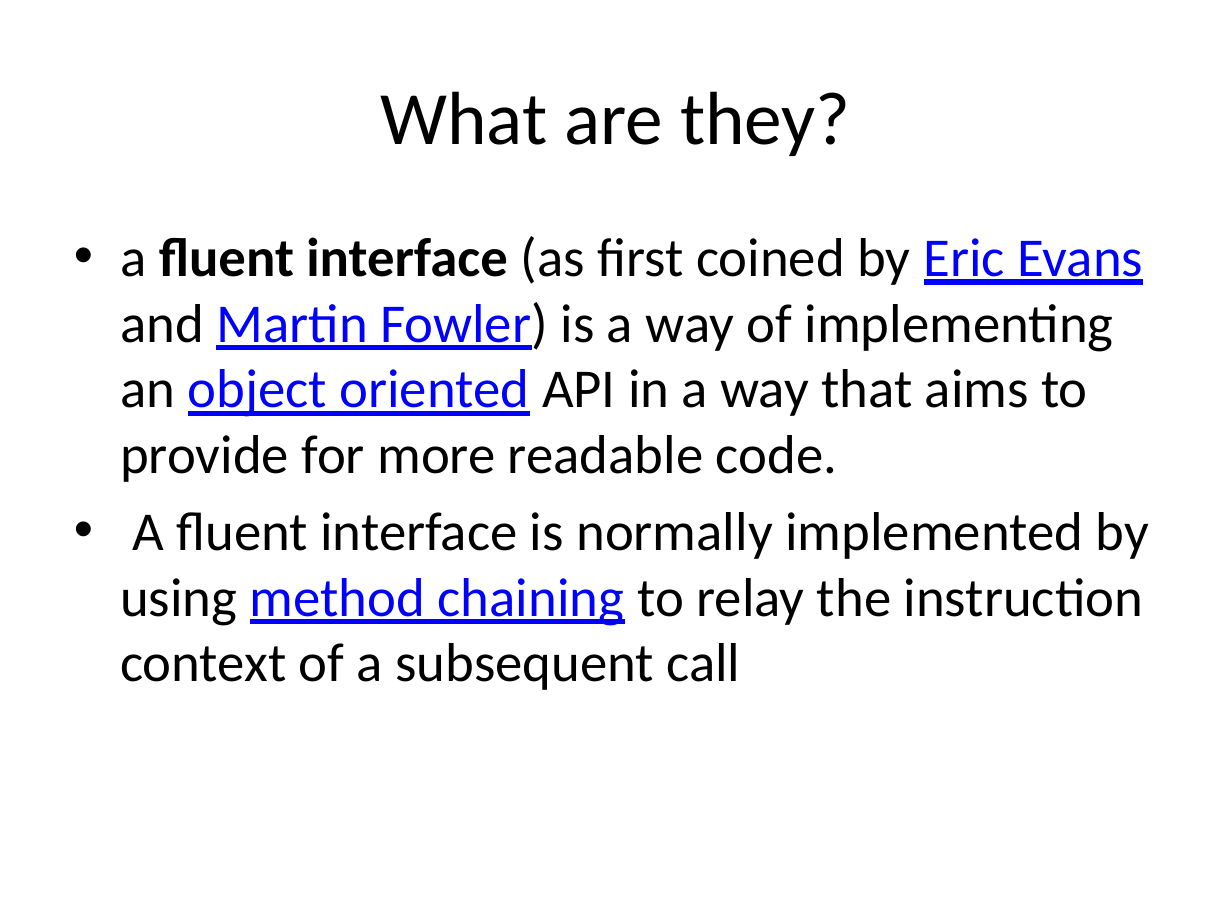
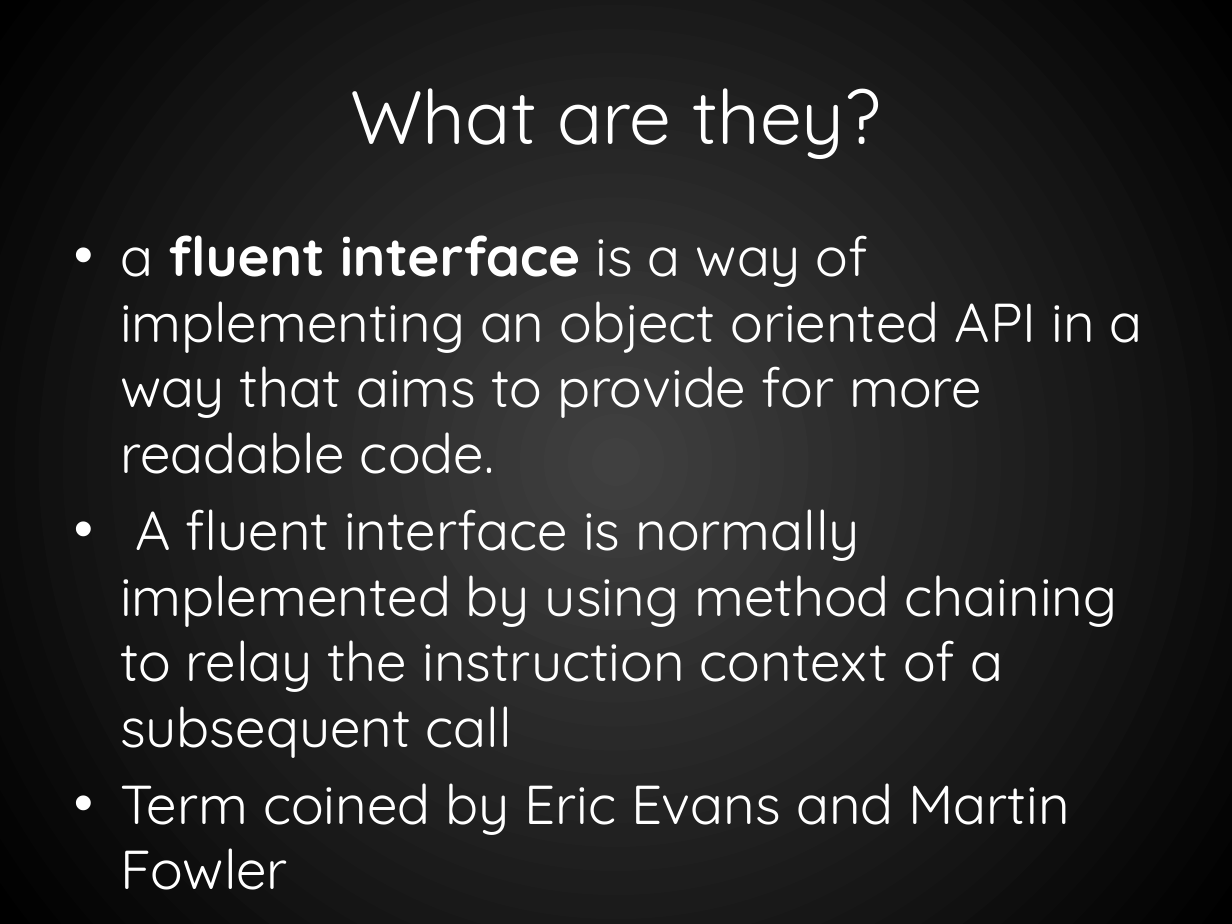
Before and after one commit to RookieOne/Evolve-Your-Code, a slide deck: slide 23 of EvolveYourCode.pptx. Drawn at 1232x924 pixels with LibreOffice and Linux fonts; fonts in the diff are those of the drawing. Boxes give left, top, right and bottom in pixels: in the first picture for what was removed or moved away, otherwise in the second. Text is boxed around its words. In the diff, an @@ line names an element or a change of style, - is before the commit and + after.

```diff
--- a/EvolveYourCode.pptx
+++ b/EvolveYourCode.pptx
@@ background #FFFFFF to gradient #404040 to #000000 @@
@@ title "What are they?" at [350, 88, 881, 159]: font Calibri to Quicksand, text colour #000000 to #FFFFFF @@
@@ text at [120, 235, 1143, 474]: text changed; font Calibri to Quicksand; text colour #000000 to #FFFFFF @@
-• a fluent interface (as first coined by Eric Evans and Martin Fowler) is a way of implementing an object oriented API in a way that aims to provide for more readable code.
+• a fluent interface is a way of implementing an object oriented API in a way that aims to provide for more readable code.
@@ text at [120, 509, 1118, 758]: font Calibri to Quicksand, text colour #000000 to #FFFFFF in "A fluent interface is normally implemented by ..."; text colour #0000FF to #FFFFFF, underline off in "method chaining" @@
@@ text at [120, 783, 1070, 835]: paragraph added @@
+• Term coined by Eric Evans and Martin Fowler
```
Also in this commit, not shown: 30 other slides changed, 14 slides added, 1 slide removed, 15 other files.
